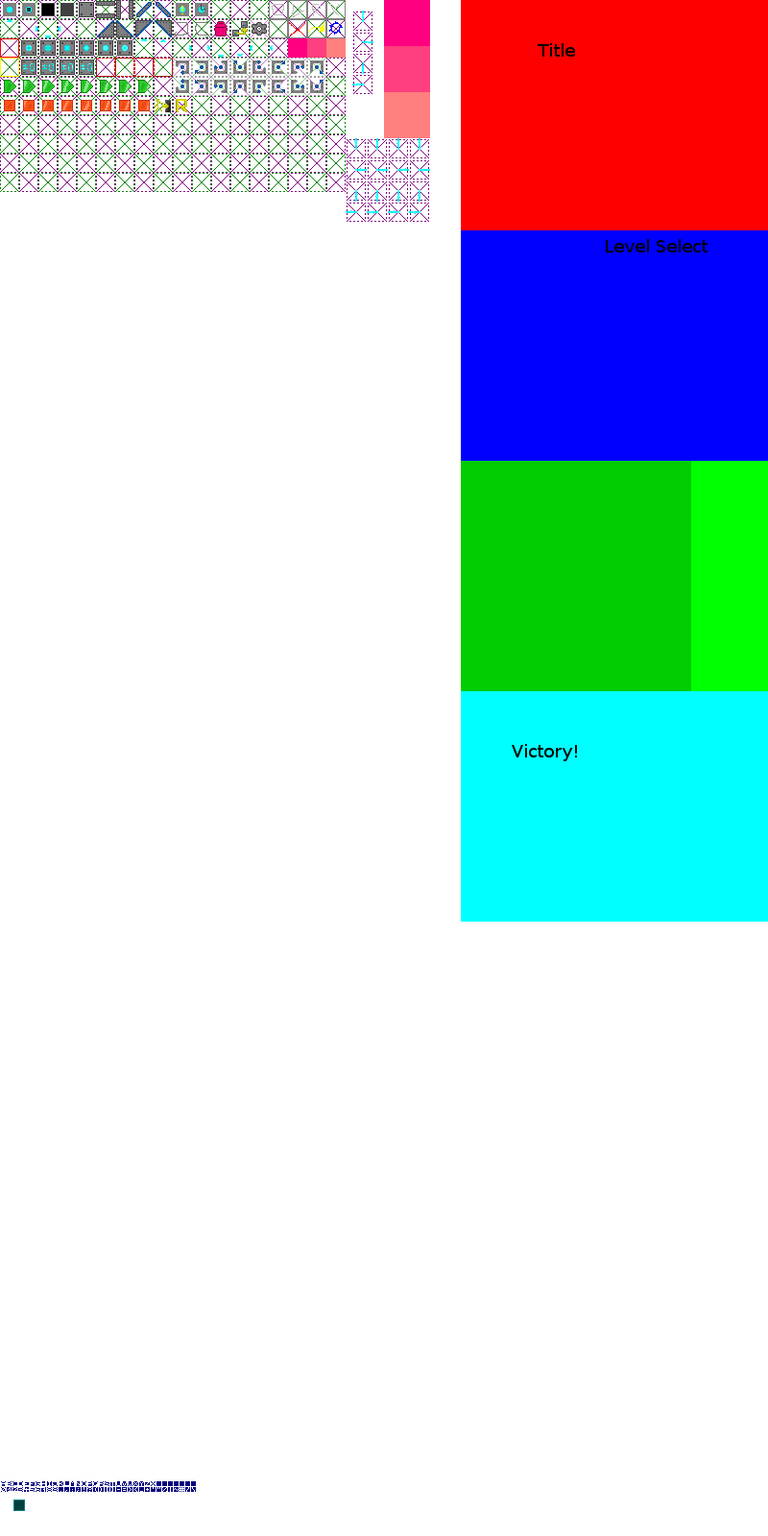
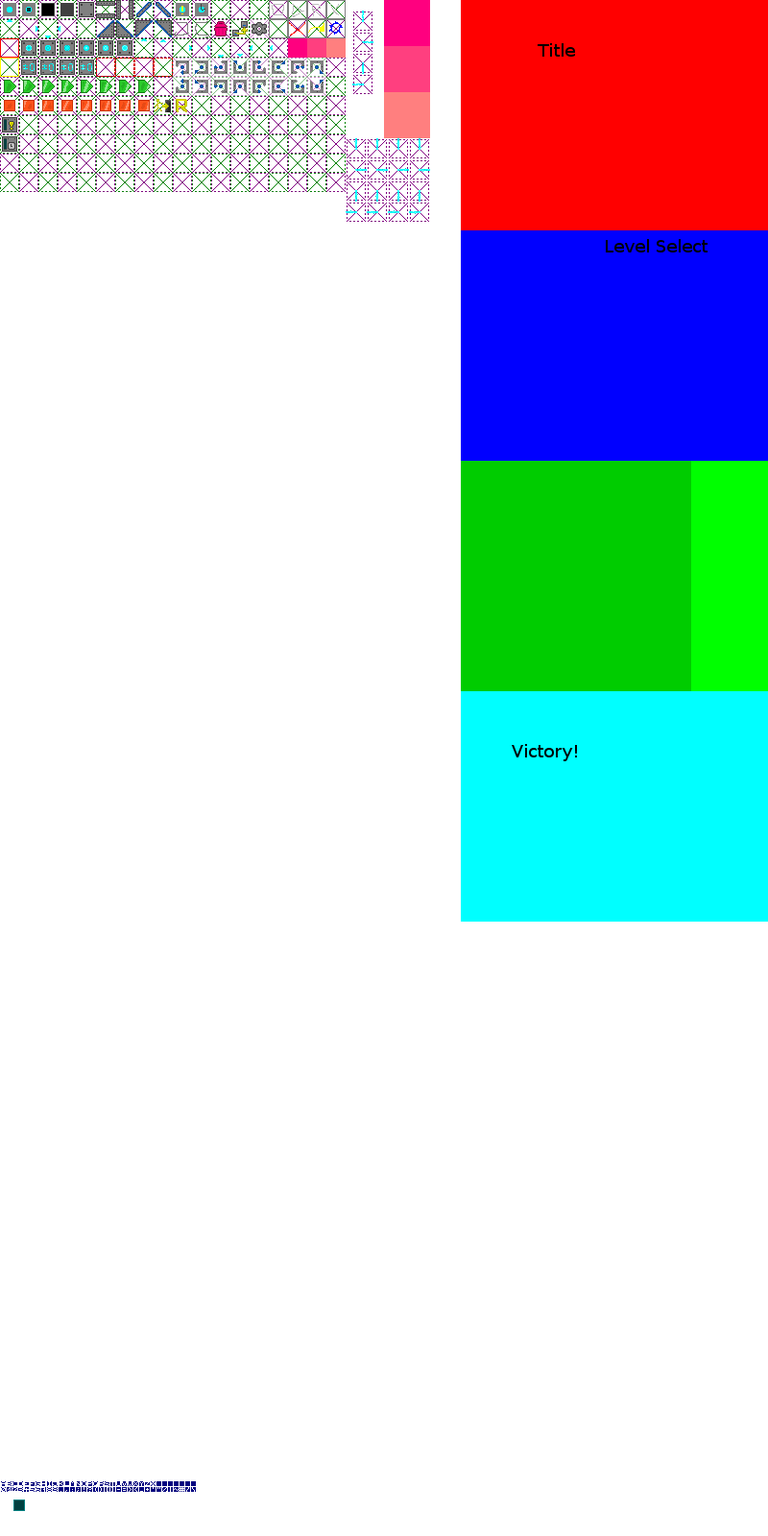
Layer changes from the first w=768, h=1536 image to the second:
painted on "stuff" over [1, 117, 18, 152]
